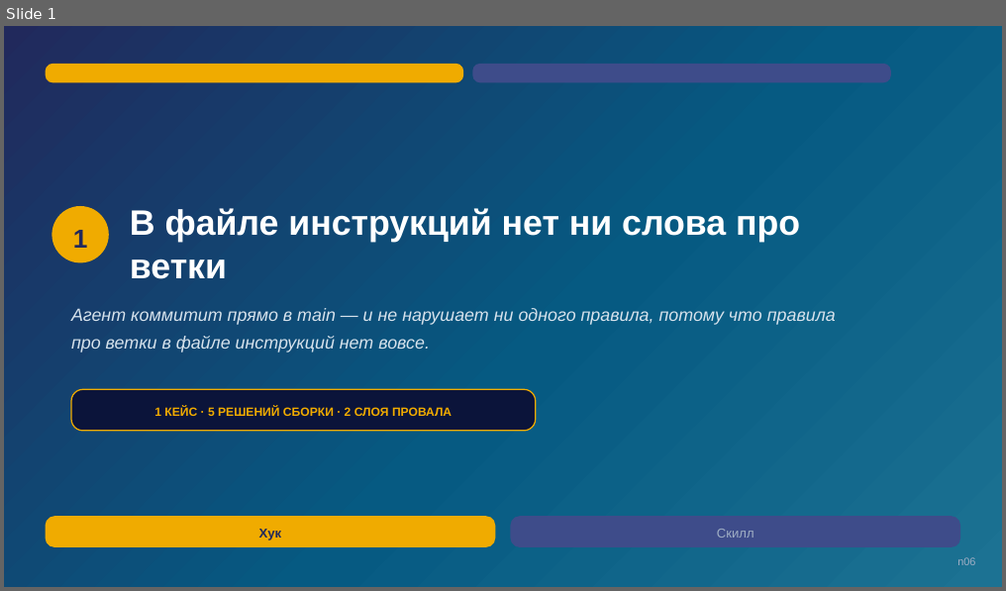
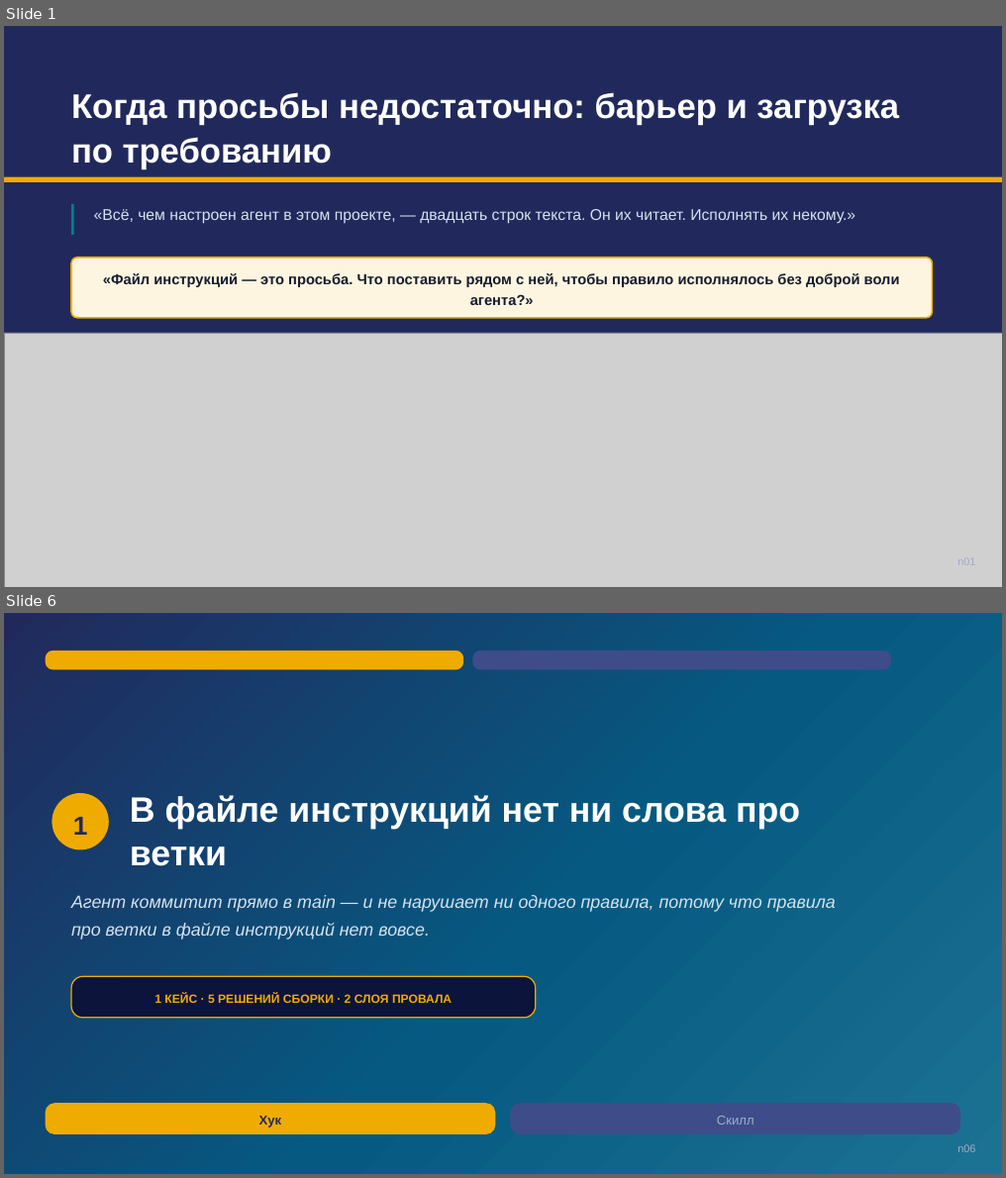
Before and after one commit to tellina-study/AI-usage-lessons, a slide deck: library/seminars/sem-05/rendered/sem-05-n.pptx. Shown one above the other, each under a label of ours: slide 1 before the commit, slides 1 and 6 after it; the slides between them are not shown. The pictures are 1006x591 and 1006x1178 pixels, drawn with LibreOffice and Linux fonts; fonts in the diff are those of the drawing; grey boxes stand for pictures. Boxes give left, top, right and bottom in pixels: in the first picture for what was removed or moved away, otherwise in the second. Text is boxed around its words. In the diff, an @@ line names an element or a change of style, - is before the commit and + after.

```diff
--- a/library/seminars/sem-05/rendered/sem-05-n.pptx
+++ b/library/seminars/sem-05/rendered/sem-05-n.pptx
@@ slide 1 added at [4,26,1002,587], background #21295C @@
@@ text added at [71,92,899,170], 33 pt, text #FFFFFF, bold @@
+Когда просьбы недостаточно: барьер и загрузка по требованию
@@ rectangle added at [4,177,1002,182], fill #F0AB00 @@
@@ rectangle added at [71,204,74,235], fill #028090 @@
@@ text added at [94,209,856,224], 15 pt, text #D6E2EC @@
+«Всё, чем настроен агент в этом проекте, — двадцать строк текста. Он их читает. Исполнять их некому.»
@@ rounded rectangle added at [71,258,933,318], fill #FEF5E0, outline #F0AB00 1.5 pt @@
@@ text added at [103,274,900,305], 14 pt, text #141B2E, bold @@
+«Файл инструкций — это просьба. Что поставить рядом с ней, чтобы правило исполнялось без доброй воли агента?»
@@ picture added at [4,333,1002,587] @@
@@ text added at [957,559,975,566], 10.5 pt, text #9FAEC4 @@
+n01
@@ what was slide 1 is now slide 6 @@
```
Also in this commit, not shown: 1 slide changed, 35 other slides added, 16 other files.
